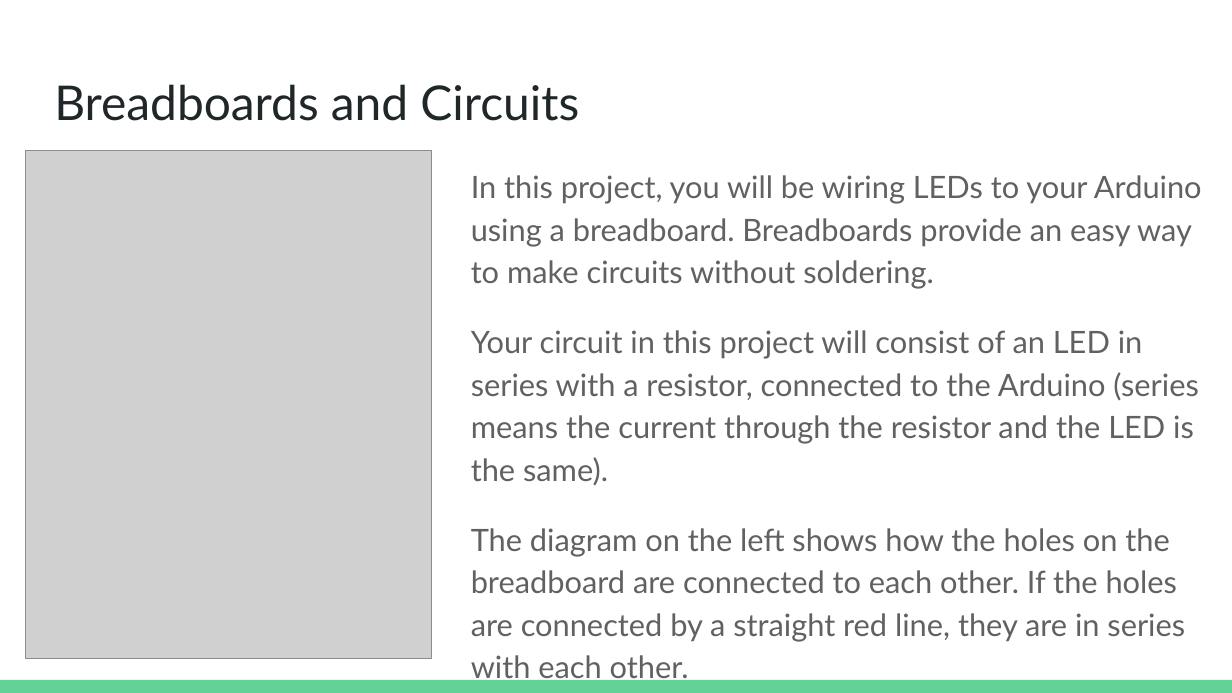
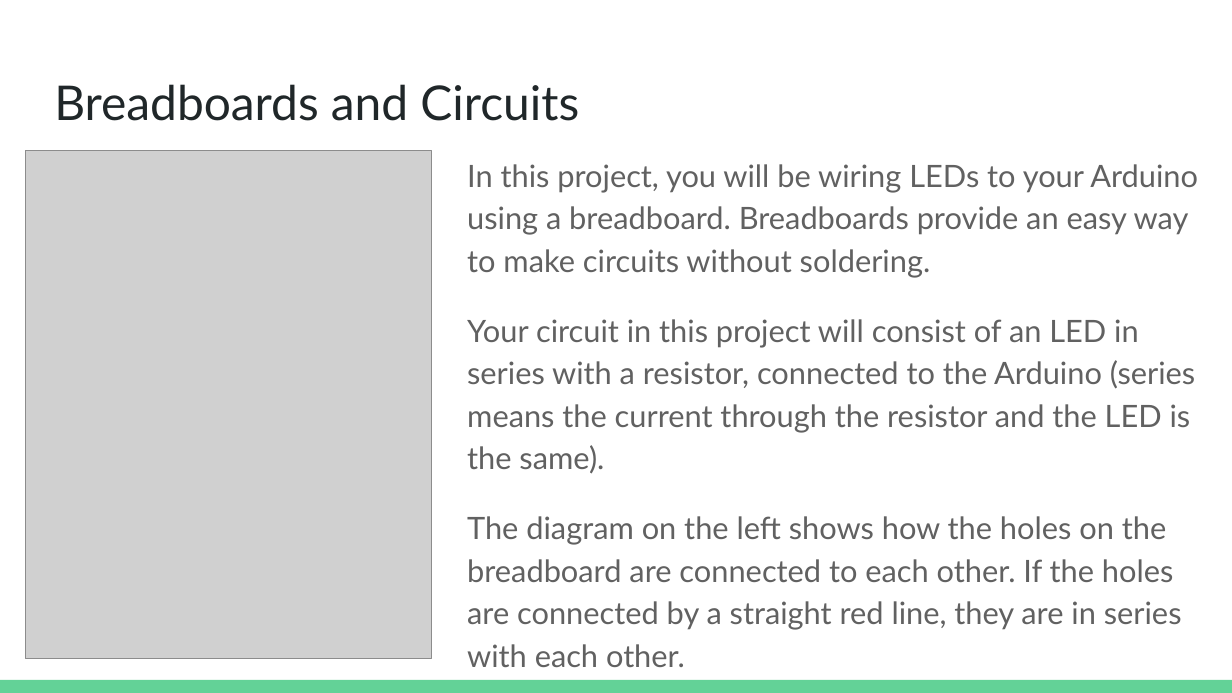
Before and after one commit to ajpasic/Battleship, a slide deck: slide 15 of Battleship GUI.pptx. Drawn at 1232x693 pixels with LibreOffice and Linux fonts; fonts in the diff are those of the drawing; grey boxes stand for pictures. Boxes give left, top, right and bottom in pixels: in the first picture for what was removed or moved away, otherwise in the second. Text is boxed around its words. In the diff, an @@ line names an element or a change of style, - is before the commit and + after.

```diff
--- a/Battleship GUI.pptx
+++ b/Battleship GUI.pptx
@@ text "In this project, you will ..." rewrapped from [471, 175, 1202, 684] to [467, 164, 1198, 667] @@
```
Also in this commit, not shown: 8 other slides changed.
